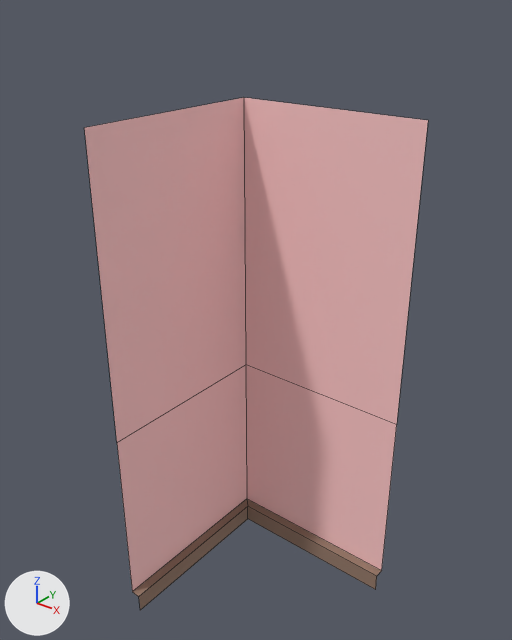
Two versions of the FBX model Content/Game_Art/FBX/Archi/SM_Coin_Int_1x1.fbx, one commit apart.
Before and after are seen from a 50 mm camera at (1.27, -1.74, 3.02) aimed at (-0.55, 0.54, 1.61). Lighting does not change. The marker at lower left points along +X, +Y and +Z. Mesh edges are drawn as thin lines. Where no turn or scale is listed for an object, it has been applied to the vertices.

Before the edit, the objects in view are built like this:
```python
me_mesh = bpy.data.meshes.new('Mesh')
me_mesh.from_pydata(...)  # 18 vertices, 8 faces; spans x -0.95..0.0, y 0.0..0.95, z 0.0..2.5
# faces by material slot: [4, 4]
me_mesh.materials.append(mat_material__40)  # pink #ffcaca
me_mesh.materials.append(mat_material__41)  # brown #937868
# before: 0 (0.0, 0.95, 2.5) at pixel (428, 120), 6 (-0.95, 0.95, 2.5) at pixel (243, 97), 15 (-0.95, 0.0, 2.5) at pixel (84, 127)
ob_sm_coin_int_1x1 = bpy.data.objects.new('SM_Coin_Int_1x1', me_mesh)
ob_sm_coin_int_1x1.location = (0.0, 0.0, 0.0)
```
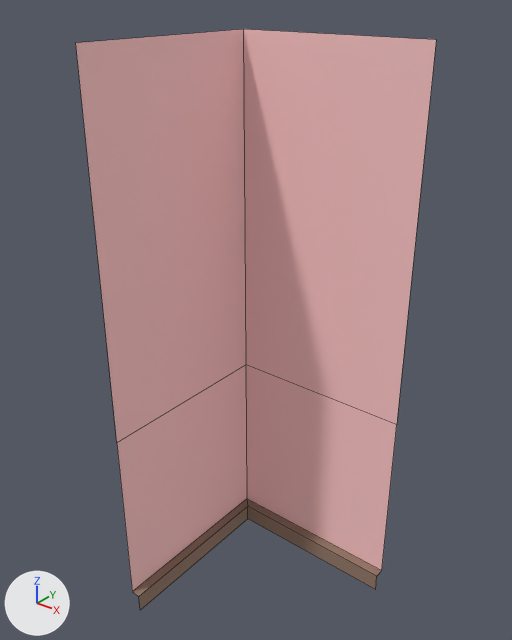
Boxes [x1, y1, x2, y2] around the edits, measured in the pictures (512 x 640 px; the box of a moved part takes in the faces that stretch with it):
'SM_Coin_Int_1x1', reshaped (13% taller): before [84, 98, 428, 610]; after [76, 29, 436, 610]
part 1 of me_mesh, moved or reshaped: before [84, 98, 428, 399]; after [76, 29, 436, 399]

Patch to the scene script:
```diff
--- a/Content/Game_Art/FBX/Archi/SM_Coin_Int_1x1.fbx.py
+++ b/Content/Game_Art/FBX/Archi/SM_Coin_Int_1x1.fbx.py
@@ me_mesh @@
 me_mesh.from_pydata(...)  # 18 vertices, 8 faces; spans x -0.95..0.0, y 0.0..0.95, z 0.0..2.5
 # used by ob_sm_coin_int_1x1; location = (0.0, 0.0, 0.0)
+# me_mesh part 1
+for i in [0, 6, 15]: me_mesh.vertices[i].co += Vector((0.0, 0.0, 0.3))
 me_mesh.materials.append(mat_material__40)
```
